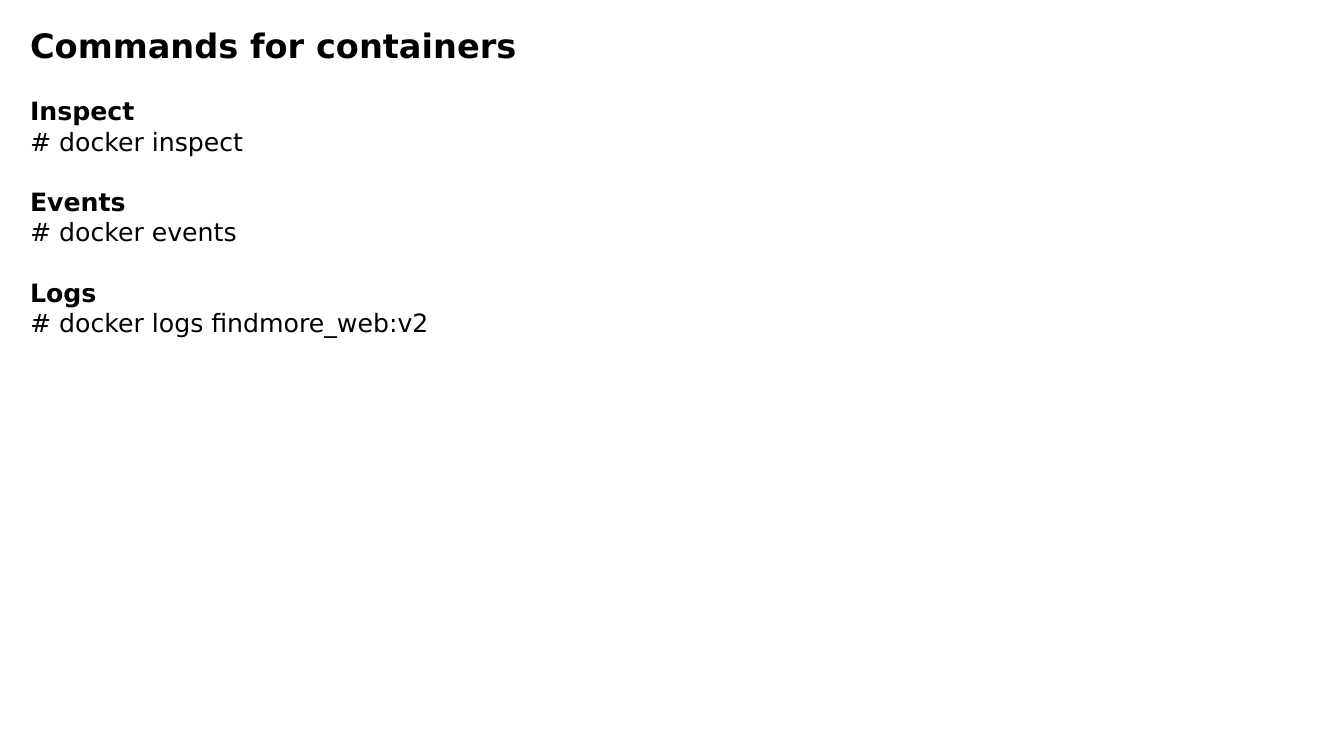
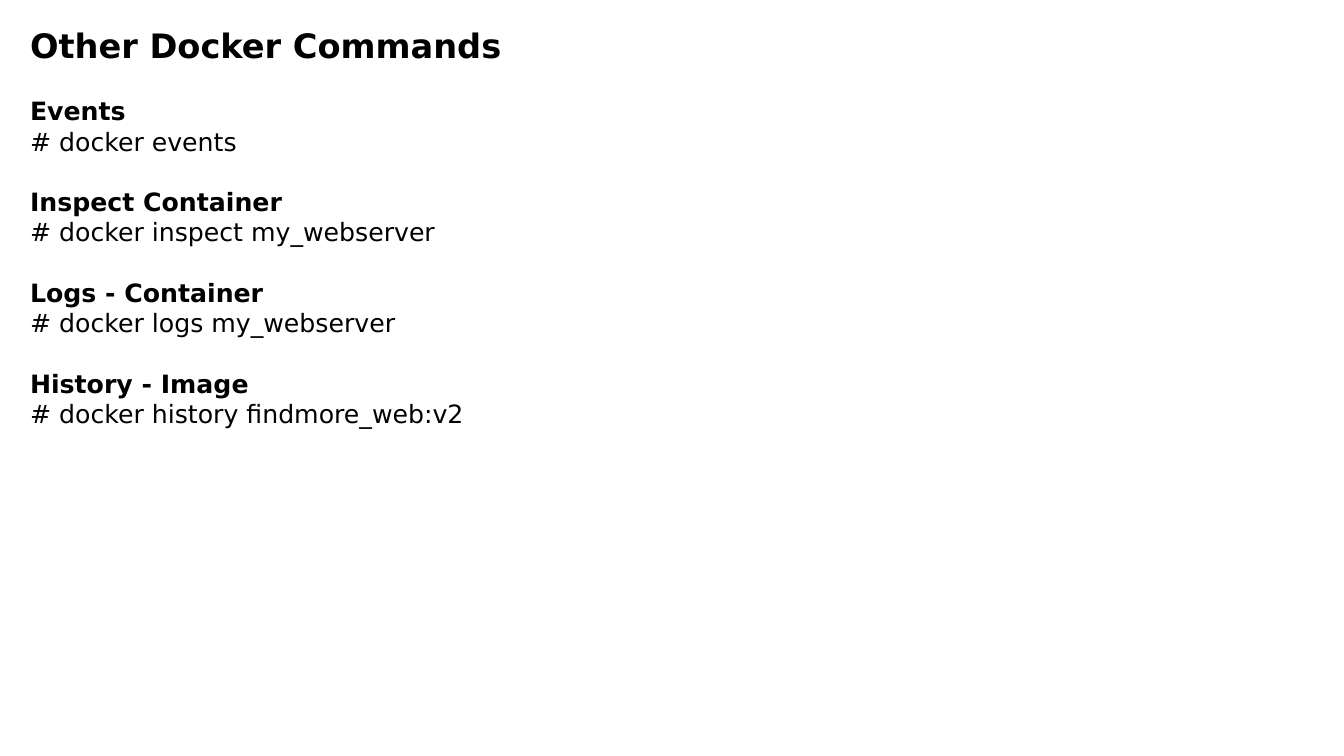
Before and after one commit to luisnabais-courses/course_docker, a slide deck: slide 12 of slides/course_slides.pptx. Drawn at 1344x756 pixels with LibreOffice and Linux fonts; fonts in the diff are those of the drawing; background and template pictures are left out. Boxes give left, top, right and bottom in pixels: in the first picture for what was removed or moved away, otherwise in the second. Text is boxed around its words. In the diff, an @@ line names an element or a change of style, - is before the commit and + after.

Commit message:
Updated slides

```diff
--- a/slides/course_slides.pptx
+++ b/slides/course_slides.pptx
@@ text at (30, 32, 501, 59): text changed @@
-Commands for containers
-Inspect
-# docker inspect
+Other Docker Commands
@@ text at (30, 192, 463, 429): text changed @@
-Logs
-# docker logs findmore_web:v2
+Inspect Container
+# docker inspect my_webserver
+Logs - Container
+# docker logs my_webserver
+History - Image
+# docker history findmore_web:v2
```
Also in this commit, not shown: 4 other slides changed, 1 slide removed, 2 other files.
